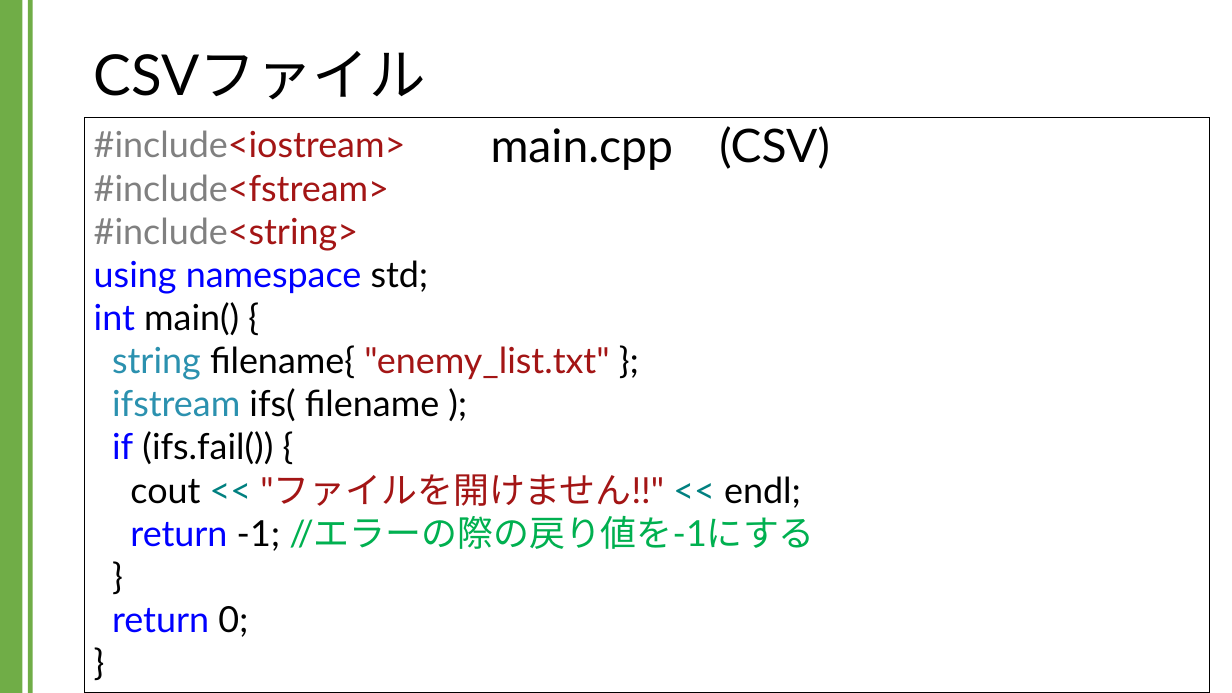
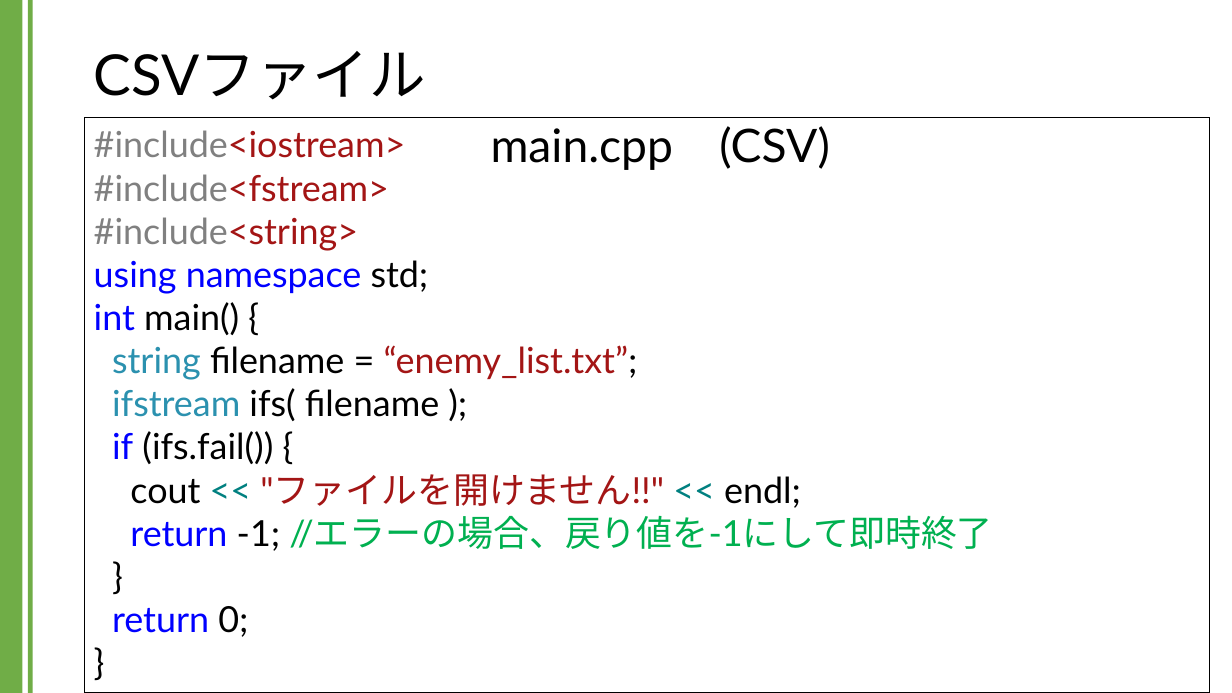
Before and after one commit to kic-murata/cpp2024, a slide deck: slide 12 of 授業資料/講義資料：CSVファイル.pptx. Drawn at 1232x693 pixels with LibreOffice and Linux fonts; fonts in the diff are those of the drawing. Boxes give left, top, right and bottom in pixels: in the first picture for what was removed or moved away, otherwise in the second. Text is boxed around its words. In the diff, an @@ line names an element or a change of style, - is before the commit and + after.

```diff
--- a/授業資料/講義資料：CSVファイル.pptx
+++ b/授業資料/講義資料：CSVファイル.pptx
@@ text in rectangle at (112, 345, 638, 380): text changed @@
-string filename{ "enemy_list.txt" };
+string filename = “enemy_list.txt”;
@@ text in rectangle at (130, 515, 992, 551): text changed @@
-return -1; //エラーの際の戻り値を-1にする
+return -1; //エラーの場合、戻り値を-1にして即時終了
```
Also in this commit, not shown: 13 other slides changed, 6 slides added, 11 slides removed.
